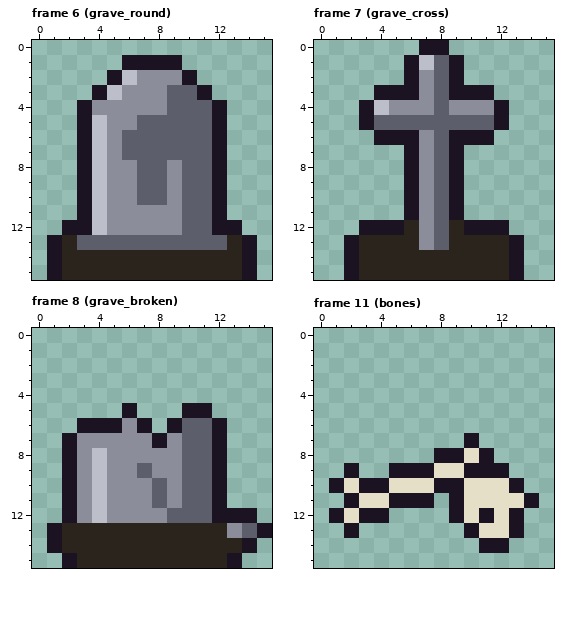
A pixel-art file gets an edit: src/art/sprites/tiles.aseprite. That is the earlier state.
16x16 pixels, 17 frames. Pixels under 10% opacity are left out. Colours within 5 levels of each other are drawn and written as one. Shown: frame 6 (grave_round), frame 7 (grave_cross), frame 8 (grave_broken), frame 11 (bones). The commit also changed other frames, which this record leaves out.
Once edited:
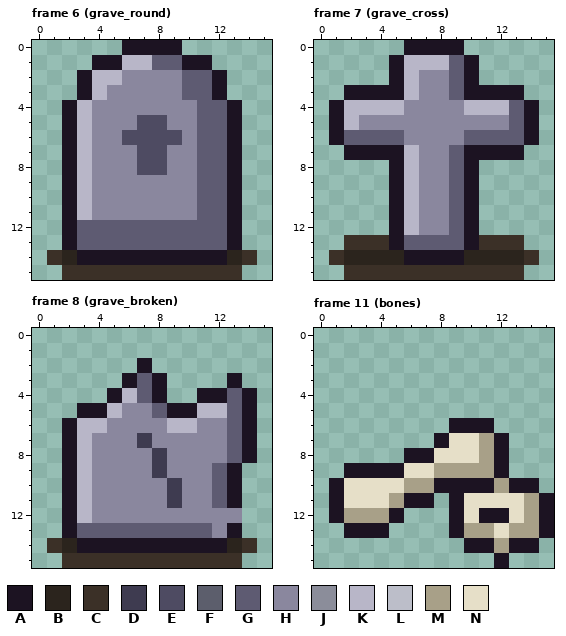
Palette (. is transparent): A #1c1322  B #2b241d  C #3b3027  D #3e3b50  E #4e4b62  F #5c5e6c  G #5e5b72  H #8a879e  J #8b8d9a  K #b8b6c8  L #bcbec9  M #a8a088  N #e6dfc8
The exact change:
Changed rows in their new state; - is an unchanged pixel.
Frame 6 (grave_round):
first column x 1:
 0 -----AAAA-----
 1 ---AAKKGGAA---
 2 --AKKHHHHGGA--
 3 --AKHHHHHGGA--
 4 -AKHHHHHHHGGA-
 5 -AKHHHEEHHGGA-
 6 -AKHHEEEEHGGA-
 7 -AKHHHEEHHGGA-
 8 -AKHHHEEHHGGA-
 9 -AKHHHHHHHGGA-
10 -AKHHHHHHHGGA-
11 -AKHHHHHHHGGA-
12 --GGGGGGGGGG--
13 .AGGGGGGGGGGA.
14 C-AAAAAAAAAA-C
15 .CCCCCCCCCCCC.
Frame 7 (grave_cross):
first column x 1:
 0 -----A--A-----
 1 ----AKKKGA----
 2 ----AKHHGA----
 3 -AA--KHHG--AA-
 4 AKKKKHHHHKKKGA
 5 AKHHHHHHHHHHGA
 6 AGGGGHHHHGGGGA
 7 -AAAAKHHGAAAA-
 8 ----AKHHGA----
 9 ----AKHHGA----
10 ----AKHHGA----
11 ----AKHHGA----
12 --..-KHHG-..--
13 -CCCAGGGGACCC-
14 CB---AAAA---BC
15 -CCCCCCCCCCCC-
Frame 8 (grave_broken):
first column x 1:
 2 ------A--------
 3 -----AGA----A--
 4 ----AKGA--AAGA-
 5 --AAKHHGA-KKGA-
 6 -AKKHHHHKKHHGA-
 7 --KHHHDHHHHHGA-
 8 --KHHHHDHHHHGA-
 9 --KHHHHDHHHGA--
10 --KHHHHHDHHGA--
11 --KHHHHHDHHGA--
12 --KHHHHHHHHHH.-
13 .AGGGGGGGGGHA..
14 C-AAAAAAAAAA-C-
15 -CCCCCCCCCCCC--
Frame 11 (bones):
first column x 1:
 6 --------AAA----
 7 -------ANNMA---
 8 -----AANN-MA---
 9 --AA-NNMMMM----
10 --NN-MM--AAM-A-
11 AN--M--------MA
12 -MMMA------ANMA
13 --AA----AMM-MMA
14 ---------A-MAA-
15 -----------A---
Where, in picture pixels (left, top, right, bottom), the same in both pictures:
changed: (47, 40, 257, 280)
changed: (329, 40, 539, 280)
changed: (47, 358, 272, 568)
changed: (329, 418, 554, 568)
